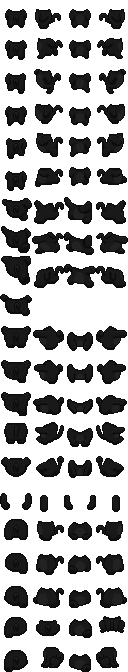
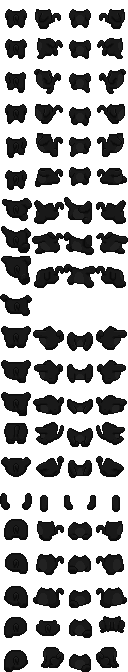
Two versions of the same layered image (128x672). Layer-by-layer changes:
painted on "Pasted Layer" over left=5, top=39, right=27, bottom=191
